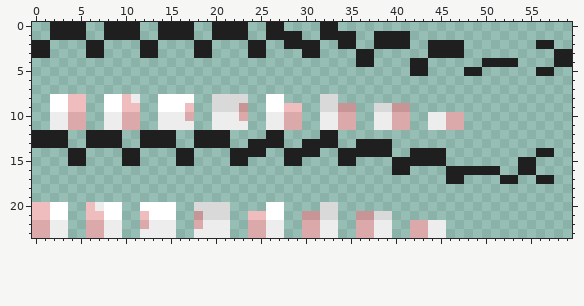
Two states of a pixel-art sprite, sample_skins/9/eyes.png. The picture above is the old version.
The file is 60x24 pixels.
After the commit:
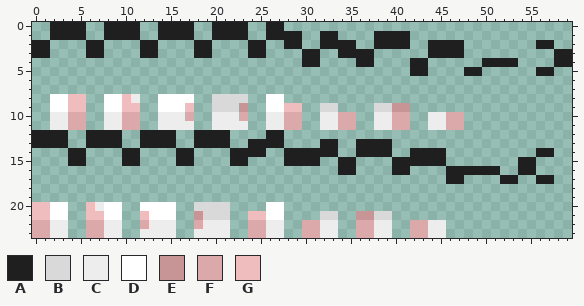
Palette (. is transparent): A #1f1f1f  B #d9d9d9  C #ededed  D #ffffff  E #c79595  F #dba9a9  G #efbdbd
Difference:
y 0: x 32..33 AA -> ..
y 1: x 34..35 AA -> ..
y 2: x 30..33 AA.. -> ..AA
y 3: x 34..35 .. -> AA
y 4: x 30..31 .. -> AA
y 8: x 32..33 BB -> ..
y 9: x 34..35 EE -> ..
y 12: x 32..33 AA -> ..
y 13: x 30..31 AA -> ..
y 14: x 32..35 ..AA -> AA..
y 15: x 30..31 .. -> AA
y 16: x 34..35 .. -> AA
y 20: x 32..33 BB -> ..
y 21: x 30..31 EE -> ..
Boxes around the changes in both pictures, in picture pixels (x1, y1, x2, y2):
changed: (302, 22, 356, 220)
